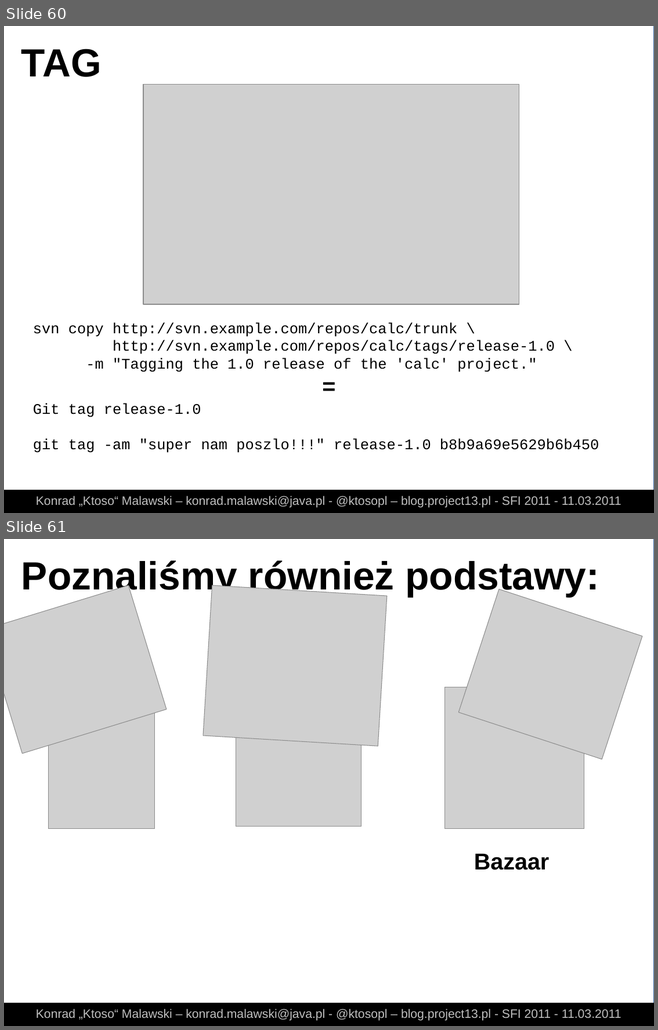
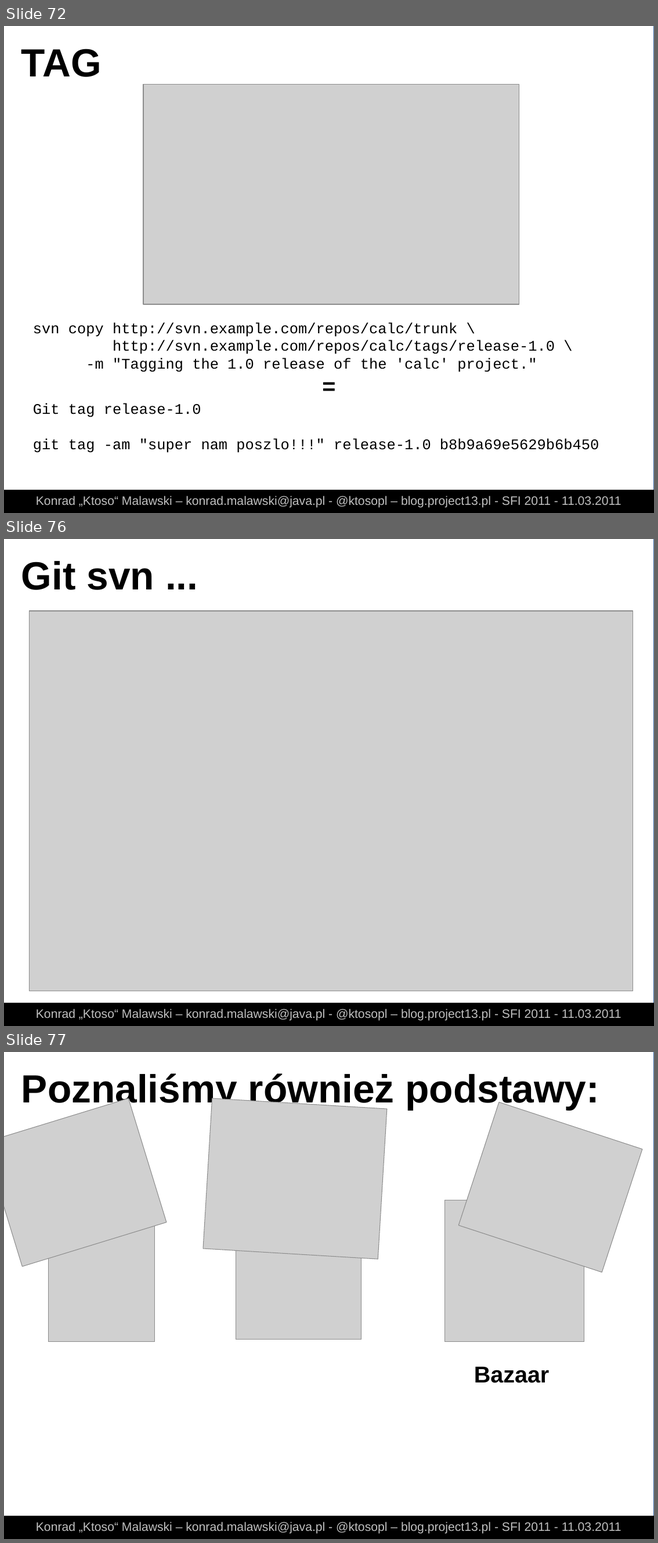
Before and after one commit to ktoso/git-presentation, a slide deck: slides.odp. Shown one above the other, each under a label of ours: slides 60 and 61 before the commit, slides 72, 76 and 77 after it; the slides between them are not shown. The pictures are 658x1030 and 658x1543 pixels, drawn with LibreOffice and Linux fonts; fonts in the diff are those of the drawing; grey boxes stand for pictures. Boxes give left, top, right and bottom in pixels: in the first picture for what was removed or moved away, otherwise in the second. Text is boxed around its words. In the diff, an @@ line names an element or a change of style, - is before the commit and + after.

```diff
--- a/slides.odp
+++ b/slides.odp
@@ slide 76 added at bbox=[4, 539, 654, 1026], background #FFFFFF; not listed: 1 template element that a slide beside it also shows @@
@@ text added at bbox=[21, 561, 155, 590], 48 pt, text #000000, bold @@
+Git svn ...
@@ picture added at bbox=[30, 611, 632, 992] @@
@@ rectangle added at bbox=[4, 1003, 654, 1026], fill #000000 @@
@@ text added at bbox=[36, 1009, 621, 1021], 15 pt, text #C0C0C0 @@
+Konrad „Ktoso“ Malawski – konrad.malawski@java.pl - @ktosopl – blog.project13.pl - SFI 2011 - 11.03.2011
@@ what was slide 60 is now slide 72 @@
@@ what was slide 61 is now slide 77 @@
```
Also in this commit, not shown: 7 slides changed, 16 other slides added, 20 other files.
